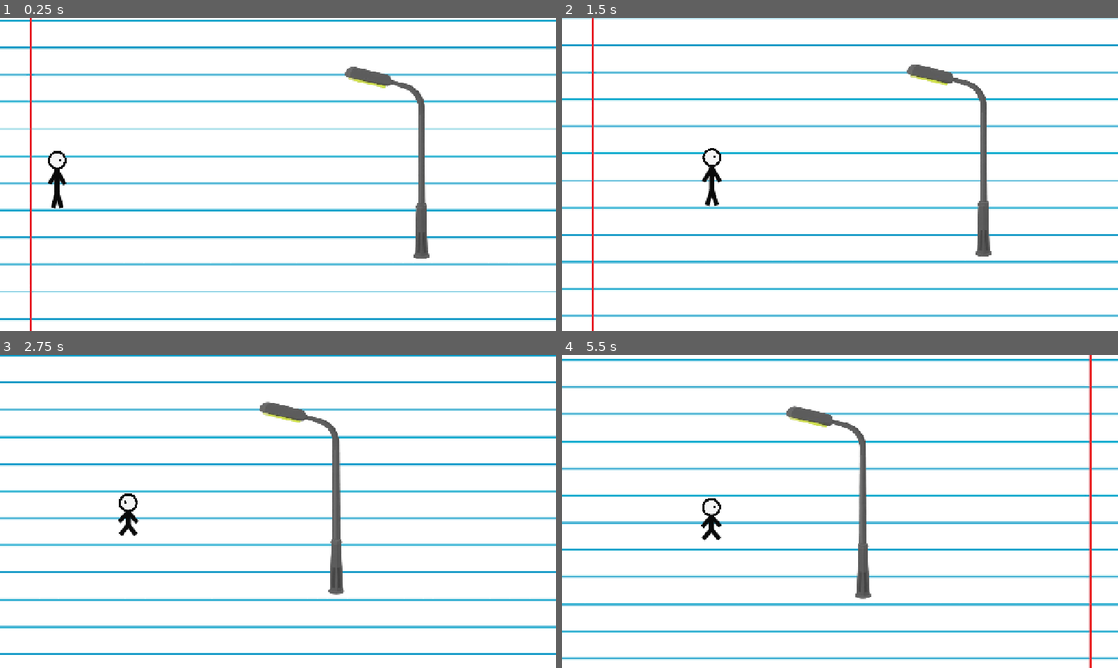
Above: before the commit, frames 1-4 (two rows, left to right).
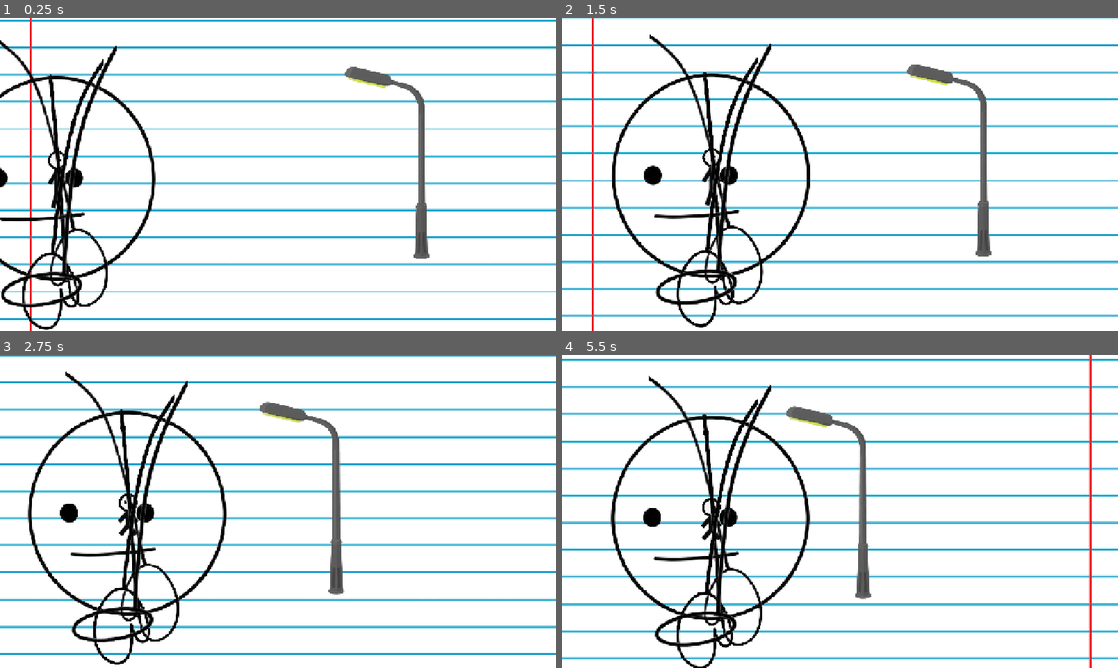
Above: after the commit, the same moments.

Repository: zamuuk13-sketch/TRY-HACKING-ME-NEW-
Game: Godot game, scene res://scenes/main.tscn
Two runs of this game, one before a commit and one after it. Both use one fixed random seed, a clock stepped at 60 frames per second and the inputs below.
Inputs:
- Up to frame 1 (0.25 s): no input
- Up to frame 2 (1.5 s): hold C (crouch) 0.53-1.28 s; hold D (move_right) from 0.53 s (still down); tap Space (jump) at 0.77 s; tap Shift at 1.35 s
- Up to frame 3 (2.75 s): tap Space (jump) at 1.52 s; release D (move_right) at 2.03 s; hold A (move_left) from 2.03 s (still down); hold C (crouch) from 2.03 s (still down)
- Up to frame 4 (5.5 s): release A (move_left) at 2.78 s; release C (crouch) at 2.78 s; hold D (move_right) 2.78-4.28 s; tap Shift at 2.85, 4.35 s; tap Space (jump) at 3.02, 3.77, 4.52 s; hold C (crouch) 3.53-4.28 s; hold A (move_left) 4.28-5.03 s; hold D (move_right) from 5.03 s (still down); hold C (crouch) from 5.03 s (still down)

The runs differ from the first frame. In frame 1, 4.0% of the frame differs, in the area x 0-28%, y 7-100%; in frame 2, 4.6%; in frame 3, 4.7%; in frame 4, 4.7%, in the area x 8-45%, y 6-100%.

Commit message:
feat: add modular PNG stickman visual rig

Diff:
--- a/scenes/player.tscn
+++ b/scenes/player.tscn
@@ -1,6 +1,12 @@
-[gd_scene load_steps=3 format=3]
+[gd_scene load_steps=9 format=3]
 
 [ext_resource path="res://scripts/player.gd" type="Script" id="1_player"]
+[ext_resource path="res://imageens/CABEÇA DO STICKMAN.png" type="Texture2D" id="2_head"]
+[ext_resource path="res://imageens/TORÇO DO STICKMAN.png" type="Texture2D" id="3_torso"]
+[ext_resource path="res://imageens/BRAÇO_DIREITO.png" type="Texture2D" id="4_arm_r"]
+[ext_resource path="res://imageens/BRAÇO_ESQUERDO.png" type="Texture2D" id="5_arm_l"]
+[ext_resource path="res://imageens/PERNA DIREITA.png" type="Texture2D" id="6_leg_r"]
+[ext_resource path="res://imageens/PERNA ESQUERDA.png" type="Texture2D" id="7_leg_l"]
 
 [sub_resource type="CapsuleShape2D" id="Capsule_player"]
 radius = 11.0
@@ -9,6 +15,39 @@
 [node name="Player" type="CharacterBody2D"]
 script = ExtResource("1_player")
 
+[node name="Visual" type="Node2D" parent="."]
+z_index = 100
+
+[node name="Torso" type="Sprite2D" parent="Visual"]
+texture = ExtResource("3_torso")
+texture_filter = 1
+centered = true
+
+[node name="Head" type="Sprite2D" parent="Visual"]
+texture = ExtResource("2_head")
+texture_filter = 1
+centered = true
+
+[node name="ArmRight" type="Sprite2D" parent="Visual"]
+texture = ExtResource("4_arm_r")
+texture_filter = 1
+centered = true
+
+[node name="ArmLeft" type="Sprite2D" parent="Visual"]
+texture = ExtResource("5_arm_l")
+texture_filter = 1
+centered = true
+
+[node name="LegRight" type="Sprite2D" parent="Visual"]
+texture = ExtResource("6_leg_r")
+texture_filter = 1
+centered = true
+
+[node name="LegLeft" type="Sprite2D" parent="Visual"]
+texture = ExtResource("7_leg_l")
+texture_filter = 1
+centered = true
+
 [node name="CollisionShape2D" type="CollisionShape2D" parent="."]
 position = Vector2(0, 2)
 shape = SubResource("Capsule_player")
